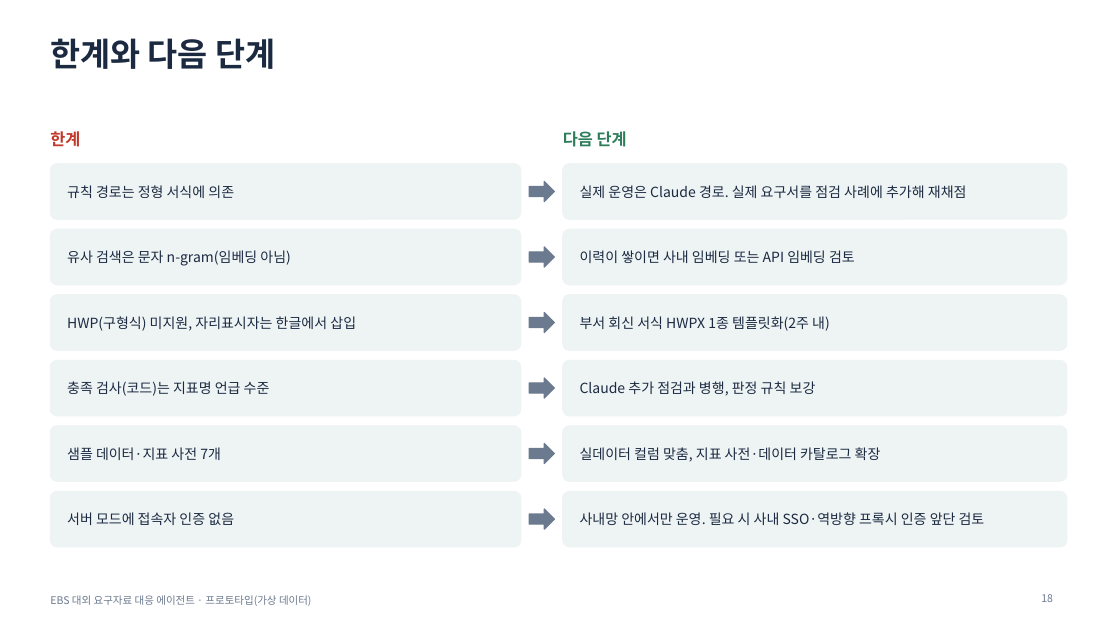
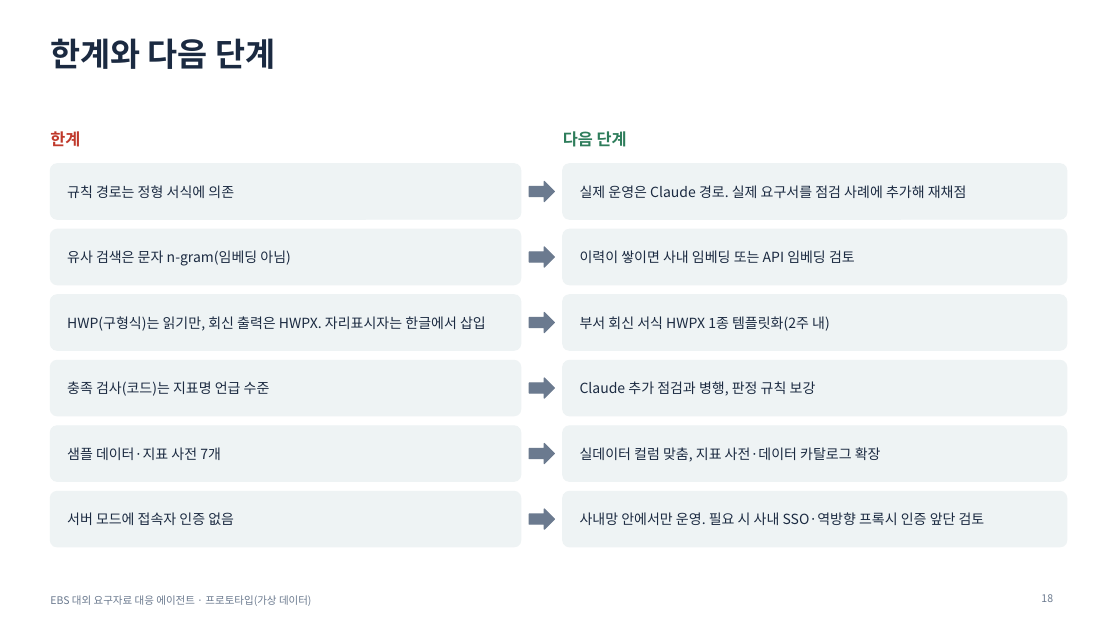
Before and after one commit to lts134/ebsjajucenter, a slide deck: slide 18 of app/docs/발표자료_EBS_요구자료대응에이전트.pptx. Drawn at 1120x630 pixels with LibreOffice and Linux fonts; fonts in the diff are those of the drawing. Boxes give left, top, right and bottom in pixels: in the first picture for what was removed or moved away, otherwise in the second. Text is boxed around its words. In the diff, an @@ line names an element or a change of style, - is before the commit and + after.

```diff
--- a/app/docs/발표자료_EBS_요구자료대응에이전트.pptx
+++ b/app/docs/발표자료_EBS_요구자료대응에이전트.pptx
@@ text at bbox=[67, 316, 486, 331]: text changed @@
-HWP(구형식) 미지원, 자리표시자는 한글에서 삽입
+HWP(구형식)는 읽기만, 회신 출력은 HWPX. 자리표시자는 한글에서 삽입
```
Also in this commit, not shown: 3 other slides changed, 15 other files.
